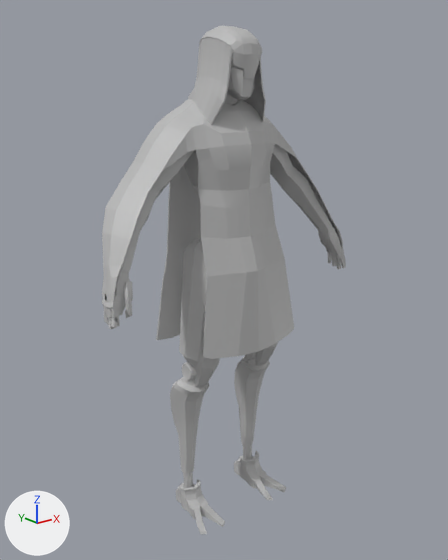
A saved change to the FBX model Assets/Models/Epsilon.fbx.
One viewpoint serves both versions: a 50 mm lens placed at (-0.0329, -0.0408, 0.04), pointed at (-0.0002, 0.0001, 0.0236). Arrows for +X, +Y and +Z are at lower left; the lights stay in place. Where no turn or scale is listed for an object, it has been applied to the vertices. Vertices at the same position are counted once.

Before the edit, the objects in view are built like this:
```python
me_mesh = bpy.data.meshes.new('Mesh')
me_mesh.from_pydata(...)  # 2129 vertices, 2158 faces; spans x -0.0128..0.0128, y -0.0041..0.0041, z -0.0209..0.0223
me_mesh.materials.append(mat_lambert1)  # grey #bcbcbc
ob_pcylinder10 = bpy.data.objects.new('pCylinder10', me_mesh)
ob_pcylinder10.location = (-0.00001, -0.00027, 0.02209)
```
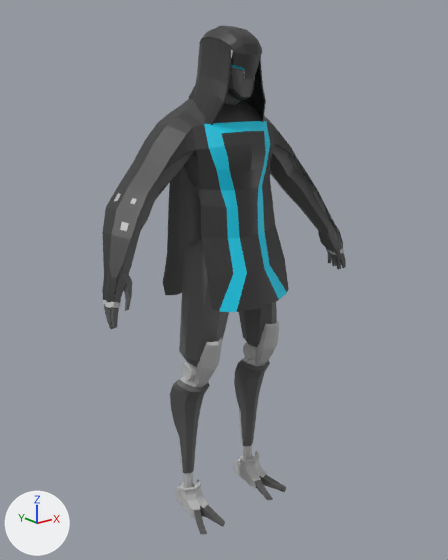
The edits, one by one:
Material 'Black' (mat_black) is new.
Its base color is (0.039, 0.039, 0.039) (black #383838).
Material 'Blue' (mat_blue) is new.
Its base color is (0.0, 0.683, 0.934) (cyan #00d7f7).
Material 'GreyBlack' (mat_greyblack) is new.
Its base color is (0.0974, 0.0974, 0.0974) (dark grey #585858).
me_mesh is used by ob_pcylinder10; location (-0.00001, -0.00027, 0.02209).
me_mesh had 2129 vertices, 2158 faces and spanned x -0.0128..0.0128, y -0.0041..0.0041, z -0.0209..0.0223.
me_mesh now has 2090 vertices, 2122 faces and spans x -0.0128..0.0128, y -0.0041..0.0041, z -0.0209..0.0223.
Part 1, on me_mesh:
20 vertices are removed from x -0.0057..0.0004, y -0.0015..0.0033, z -0.0037..0.0202.
101 faces are deleted.
41 vertices move from x -0.0056..0.0057, y -0.0041..0.0039, z -0.0097..0.017 to x -0.0048..0.0046, y -0.0041..0.0039, z -0.0096..0.017.
26 vertices are added at x -0.0048..0.0, y -0.0027..0.0039, z 0.0003..0.0215.
43 new faces join them, mat_lambert1 (grey #bcbcbc).
51 new faces join them, mat_black (black #383838).
3 new faces join them, mat_greyblack (dark grey #585858).
2 new faces join them, mat_blue (cyan #00d8f7).
Part 2, on me_mesh:
49 vertices are removed from x -0.0128..-0.0108, y -0.0026..-0.0005, z 0.0007..0.0039.
97 faces are deleted.
2 vertices move from x -0.0127..-0.0125, y -0.0014..-0.0013, z 0.0018..0.0023 to x -0.0127..-0.0125, y -0.0014..-0.0013, z 0.0023..0.0032.
15 vertices are added at x -0.0127..-0.0118, y -0.0026..-0.0006, z 0.0014..0.0039.
43 new faces join them, mat_greyblack (dark grey #585858).
19 new faces join them, mat_lambert1 (grey #bcbcbc).
1 new face joins them, mat_black (black #383838).
me_mesh part 3: 605 faces spanning x -0.0128..0.0128, y -0.0032..0.004, z -0.0209..0.0208 switch from mat_lambert1 (grey #bcbcbc) to mat_greyblack (dark grey #585858).
me_mesh part 4: 470 faces spanning x -0.0126..0.0126, y -0.0041..0.0041, z 0.0..0.0223 switch from mat_lambert1 (grey #bcbcbc) to mat_black (black #383838).
me_mesh part 5: 36 faces spanning x -0.0038..0.0038, y -0.004..0.0041, z 0.0..0.0194 switch from mat_lambert1 (grey #bcbcbc) to mat_blue (cyan #00d8f7).

Where the change shows, as pixel boxes (x1, y1, x2, y2) in the pictures (448 x 560 px; the box of a moved part takes in the faces that stretch with it):
part 1 of me_mesh, moved or reshaped
    before: (156, 157, 294, 359)
    after: (163, 157, 289, 312)
part 2 of me_mesh, cut back
    before: (103, 272, 133, 326)
    after: (104, 272, 132, 324)
part 3 of me_mesh, recoloured (grey to black)
    both: (108, 67, 346, 534)
part 4 of me_mesh, recoloured
    both: (102, 26, 343, 302)
part 5 of me_mesh, recoloured (grey to cyan)
    both: (204, 65, 270, 285)
